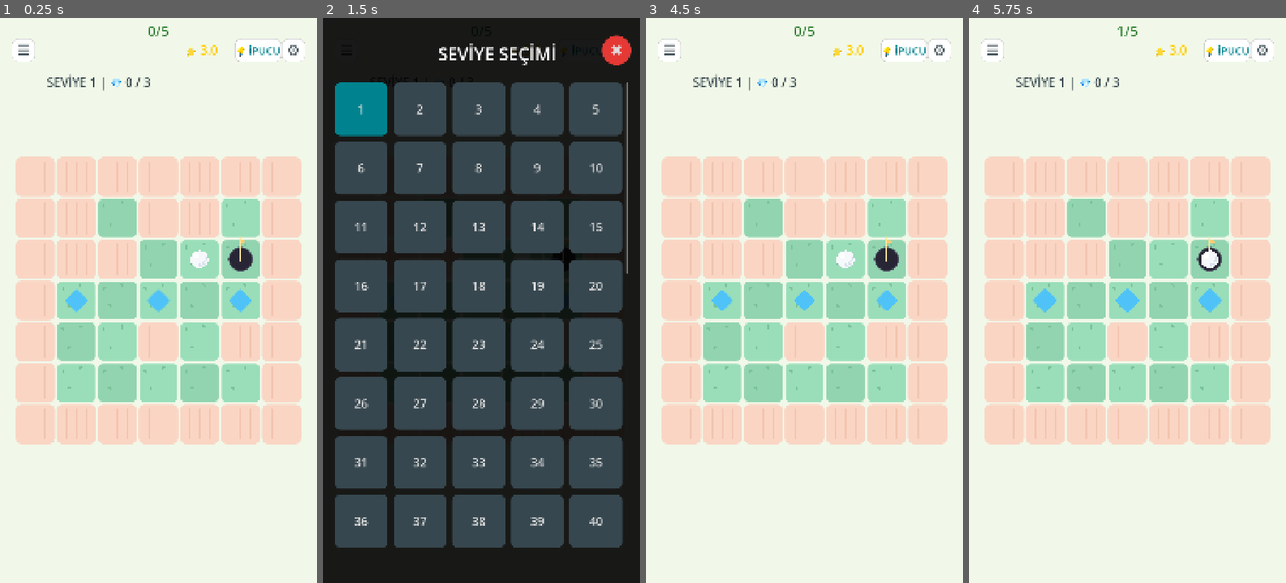
Above: before the commit, frames 1-4 (left to right).
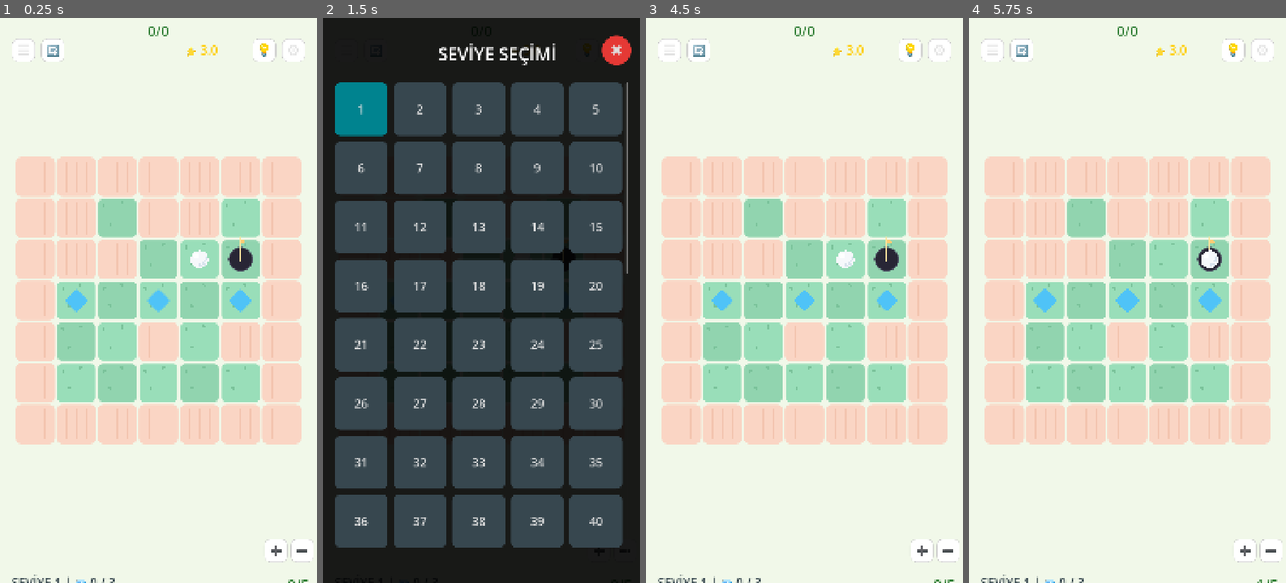
Above: after the commit, the same moments.

Repository: gkesebir/slidegolf
Game: Godot game, scene res://scenes/Main.tscn
Two runs of this game, one before a commit and one after it. Both use one fixed random seed, a clock stepped at 60 frames per second and the inputs below.
Inputs (mouse positions are in pixels of both pictures, inside the frame that each line leads up to):
- Up to frame 1 (0.25 s): no input
- Up to frame 2 (1.5 s): click "☰" at 0.5 s; click (376, 51) at 1.25 s, where only the run after the commit has a clickable "🔄"
- Up to frame 3 (4.5 s): click "💡 İPUCU" (after the commit: "💡") at 2 s; click (921, 549) at 2.75 s, where only the run after the commit has a clickable "➕"; click (947, 549) at 3.5 s, where only the run after the commit has a clickable "➖"; click "⚙️" at 4.25 s
- Up to frame 4 (5.75 s): tap Enter at 5 s; move the mouse to (1197, 272) at 5.02 s; hold Right (ui_right) from 5.03 s (still down); click (1197, 272) at 5.17 s

The runs differ from the first frame. In frame 1, 0.9% of the frame differs, in the area x 3-98%, y 1-100%; in frame 2, less than 0.1%; in frame 3, 0.9%; in frame 4, 0.9%.

Commit message:
feat: massive UI overhaul, bottom bar, pinch zoom, hint ads, level stars, save state and notifications

Diff:
--- a/scripts/AdScreen.gd
+++ b/scripts/AdScreen.gd
@@ -6,6 +6,7 @@
 
 var time_left = 3.0
 var timer_active = false
+var on_complete_callback: Callable
 
 func _ready():
 	hide()
@@ -26,7 +27,8 @@
 		if timer_label and timer_active:
 			timer_label.text = "Reklamı geçmek için %d saniye..." % ceil(time_left)
 
-func start_ad_timer():
+func start_ad_timer(callback: Callable = Callable()):
+	on_complete_callback = callback
 	time_left = 3.0
 	timer_active = true
 	show()
@@ -38,5 +40,8 @@
 
 func _on_close_pressed():
 	hide()
-	if game_manager and game_manager.has_method("show_victory_screen"):
+	if on_complete_callback.is_valid():
+		on_complete_callback.call()
+	elif game_manager and game_manager.has_method("show_victory_screen"):
+		# Fallback to old behavior if no callback is passed
 		game_manager.show_victory_screen()
--- a/scripts/Ball.gd
+++ b/scripts/Ball.gd
@@ -113,6 +113,15 @@
 	elif event.is_action_pressed("ui_right"):
 		handle_swipe(Vector2(1, 0))
 
+	# Pinch to zoom (Magnify Gesture)
+	if event is InputEventMagnifyGesture:
+		var cam = get_node_or_null("/root/Main/MainCamera")
+		if cam:
+			var zoom_change = event.factor - 1.0
+			cam.zoom += Vector2(zoom_change, zoom_change)
+			cam.zoom = cam.zoom.clamp(Vector2(0.3, 0.3), Vector2(2.0, 2.0))
+		return
+
 	if event is InputEventMouseButton or event is InputEventScreenTouch:
 		if event.pressed:
 			if event.position.y < 220:
--- a/scripts/GameManager.gd
+++ b/scripts/GameManager.gd
@@ -21,6 +21,8 @@
 @export var mute_button: CheckButton
 
 # State variables
+var hint_btn: Button
+var hints_used: int = 0
 var total_diamonds: int = 0
 var diamonds_collected: int = 0
 var current_level_path: String = ""
@@ -55,75 +57,112 @@
 		if node:
 			node.queue_free()
 
-	# Re-create diamond label dynamically
+	var ui = get_node_or_null("../UI")
 	var ui_topbar = get_node_or_null("../UI/TopBar")
-	if ui_topbar:
+
+	# Create BottomBar
+	var bottom_bar = null
+	if ui:
+		bottom_bar = Control.new()
+		bottom_bar.name = "BottomBar"
+		bottom_bar.layout_mode = 3
+		bottom_bar.set_anchors_and_offsets_preset(Control.PRESET_BOTTOM_WIDE)
+		bottom_bar.offset_top = -220
+		bottom_bar.offset_bottom = 0
+		ui.add_child(bottom_bar)
+
+	if ui_topbar and bottom_bar:
+		# Diamond Label (moved to BottomBar)
 		diamond_label = Label.new()
 		diamond_label.name = "DiamondLabel"
 		diamond_label.set_anchors_and_offsets_preset(Control.PRESET_CENTER_LEFT)
-		diamond_label.position = Vector2(160, 110 - 30) # Moved right to make room for hamburger
+		diamond_label.position = Vector2(40, 110 - 30)
 		diamond_label.add_theme_font_size_override("font_size", 42)
 		diamond_label.add_theme_color_override("font_color", Color("37474f"))
-		ui_topbar.add_child(diamond_label)
-
-	# Settings Button dynamically
-	if ui_topbar:
+		bottom_bar.add_child(diamond_label)
+
+		# Move Label (moved to BottomBar, created dynamically now)
+		move_label = Label.new()
+		move_label.name = "MoveLabel"
+		move_label.set_anchors_and_offsets_preset(Control.PRESET_CENTER)
+		move_label.position = Vector2(540 - 100, 110 - 30)
+		move_label.add_theme_font_size_override("font_size", 48)
+		move_label.add_theme_color_override("font_color", Color("2e7d32"))
+		move_label.horizontal_alignment = HORIZONTAL_ALIGNMENT_CENTER
+		bottom_bar.add_child(move_label)
+
+		# Zoom Buttons on BottomBar (right side)
+		var s_style = StyleBoxFlat.new()
+		s_style.bg_color = Color("ffffff")
+		s_style.border_width_left = 2; s_style.border_width_top = 2
+		s_style.border_width_right = 2; s_style.border_width_bottom = 2
+		s_style.corner_radius_top_left = 20; s_style.corner_radius_top_right = 20
+		s_style.corner_radius_bottom_left = 20; s_style.corner_radius_bottom_right = 20
+
+		var zoom_in_btn = Button.new()
+		zoom_in_btn.text = "➕"
+		zoom_in_btn.add_theme_font_size_override("font_size", 40)
+		zoom_in_btn.position = Vector2(1080 - 180, 110 - 40)
+		zoom_in_btn.size = Vector2(80, 80)
+		zoom_in_btn.add_theme_stylebox_override("normal", s_style)
+		zoom_in_btn.pressed.connect(_zoom_in)
+		bottom_bar.add_child(zoom_in_btn)
+
+		var zoom_out_btn = Button.new()
+		zoom_out_btn.text = "➖"
+		zoom_out_btn.add_theme_font_size_override("font_size", 40)
+		zoom_out_btn.position = Vector2(1080 - 90, 110 - 40)
+		zoom_out_btn.size = Vector2(80, 80)
+		zoom_out_btn.add_theme_stylebox_override("normal", s_style)
+		zoom_out_btn.pressed.connect(_zoom_out)
+		bottom_bar.add_child(zoom_out_btn)
+
+		# TopBar Buttons
+		var hamburger_btn = Button.new()
+		hamburger_btn.text = "☰"
+		hamburger_btn.add_theme_font_size_override("font_size", 50)
+		hamburger_btn.position = Vector2(40, 110 - 40)
+		hamburger_btn.size = Vector2(80, 80)
+		hamburger_btn.add_theme_stylebox_override("normal", s_style)
+		hamburger_btn.pressed.connect(_open_level_selection)
+		ui_topbar.add_child(hamburger_btn)
+
+		var restart_top_btn = Button.new()
+		restart_top_btn.text = "🔄"
+		restart_top_btn.add_theme_font_size_override("font_size", 46)
+		restart_top_btn.position = Vector2(140, 110 - 40)
+		restart_top_btn.size = Vector2(80, 80)
+		restart_top_btn.add_theme_stylebox_override("normal", s_style)
+		restart_top_btn.pressed.connect(_on_restart_button_pressed)
+		ui_topbar.add_child(restart_top_btn)
+
 		var settings_btn = Button.new()
 		settings_btn.text = "⚙️"
 		settings_btn.add_theme_font_size_override("font_size", 50)
-		settings_btn.set_anchors_and_offsets_preset(Control.PRESET_TOP_LEFT)
 		settings_btn.position = Vector2(1080 - 120, 110 - 40)
 		settings_btn.size = Vector2(80, 80)
-
-		var s_style = StyleBoxFlat.new()
-		s_style.bg_color = Color("ffffff")
-		s_style.border_width_left = 2
-		s_style.border_width_top = 2
-		s_style.border_width_right = 2
-		s_style.border_width_bottom = 2
-		s_style.corner_radius_top_left = 20
-		s_style.corner_radius_top_right = 20
-		s_style.corner_radius_bottom_left = 20
-		s_style.corner_radius_bottom_right = 20
 		settings_btn.add_theme_stylebox_override("normal", s_style)
-		settings_btn.add_theme_color_override("font_color", Color("37474f"))
 		settings_btn.pressed.connect(_open_settings)
 		ui_topbar.add_child(settings_btn)
 
-		# Hamburger Button dynamically
-		var hamburger_btn = Button.new()
-		hamburger_btn.text = "☰"
-		hamburger_btn.add_theme_font_size_override("font_size", 50)
-		hamburger_btn.set_anchors_and_offsets_preset(Control.PRESET_TOP_LEFT)
-		hamburger_btn.position = Vector2(40, 110 - 40)
-		hamburger_btn.size = Vector2(80, 80)
-		hamburger_btn.add_theme_stylebox_override("normal", s_style)
-		hamburger_btn.add_theme_color_override("font_color", Color("37474f"))
-		hamburger_btn.pressed.connect(_open_level_selection)
-		ui_topbar.add_child(hamburger_btn)
+		hint_btn = Button.new()
+		hint_btn.text = "💡"
+		hint_btn.add_theme_font_size_override("font_size", 50)
+		hint_btn.position = Vector2(1080 - 220, 110 - 40)
+		hint_btn.size = Vector2(80, 80)
+		hint_btn.add_theme_stylebox_override("normal", s_style)
+		hint_btn.pressed.connect(_on_hint_pressed)
+		ui_topbar.add_child(hint_btn)
 
 		# Star Display Label
 		topbar_stars_label = Label.new()
 		topbar_stars_label.name = "StarLabel"
-		topbar_stars_label.set_anchors_and_offsets_preset(Control.PRESET_TOP_LEFT)
 		topbar_stars_label.position = Vector2(1080 - 450, 110 - 30)
 		topbar_stars_label.add_theme_font_size_override("font_size", 42)
 		topbar_stars_label.add_theme_color_override("font_color", Color(1, 0.8, 0, 1))
 		topbar_stars_label.text = "⭐ 3.0"
 		ui_topbar.add_child(topbar_stars_label)
 
-		# Hint Button
-		var hint_btn = Button.new()
-		hint_btn.text = "💡 İPUCU"
-		hint_btn.add_theme_font_size_override("font_size", 36)
-		hint_btn.set_anchors_and_offsets_preset(Control.PRESET_TOP_LEFT)
-		hint_btn.position = Vector2(1080 - 280, 110 - 40)
-		hint_btn.size = Vector2(140, 80)
-		hint_btn.add_theme_stylebox_override("normal", s_style)
-		hint_btn.add_theme_color_override("font_color", Color("00838f"))
-		hint_btn.pressed.connect(_on_hint_pressed)
-		ui_topbar.add_child(hint_btn)
-
 	_build_settings_screen()
 	_build_level_selection_screen()
 
@@ -140,6 +179,10 @@
 
 	if generate_levels_button:
 		generate_levels_button.pressed.connect(_on_generate_levels_pressed)
+
+	var notif_manager = load("res://scripts/NotificationManager.gd").new()
+	notif_manager.name = "NotificationManager"
+	add_child(notif_manager)
 
 	if editor_button:
 		editor_button.pressed.connect(_on_editor_button_pressed)
@@ -172,6 +215,29 @@
 	if ball.is_moving:
 		return
 
+	if hints_used >= 1:
+		_show_ad_for_hint()
+		return
+
+	_grant_hint()
+
+func _show_ad_for_hint():
+	var ad_screen = get_node_or_null("../UI/AdScreen")
+	if ad_screen and ad_screen.has_method("start_ad_timer"):
+		ad_screen.start_ad_timer(Callable(self, "_on_hint_ad_finished"))
+
+func _on_hint_ad_finished():
+	if hint_btn:
+		hint_btn.text = "💡"
+		hint_btn.modulate = Color(1.0, 1.0, 1.0)
+	_grant_hint()
+
+func _grant_hint():
+	hints_used += 1
+	if hint_btn and hints_used >= 1:
+		hint_btn.text = "💡 📺"
+		hint_btn.modulate = Color(0.7, 0.7, 0.7) # Dim to indicate Ad required
+
 	var HintSolver = load("res://scripts/HintSolver.gd").new()
 	var best_dir = HintSolver.get_best_move(grid_manager, ball.grid_position, diamonds_collected, total_diamonds)
 	if best_dir != Vector2i.ZERO:
@@ -222,6 +288,7 @@
 	var level_name = path.get_file().get_basename()
 	if level_name.begins_with("level_"):
 		current_level_index = level_name.replace("level_", "").to_int()
+		SaveManager.update_current_level(current_level_index)
 
 	grid_manager.grid = level_data["grid"].duplicate(true)
 	grid_manager.grid_width = level_data["grid_size"][0]
@@ -231,6 +298,12 @@
 
 	current_moves = 0
 	level_time = 0.0
+	hints_used = 0
+
+	if hint_btn:
+		hint_btn.text = "💡"
+		hint_btn.modulate = Color(1.0, 1.0, 1.0)
+
 	total_diamonds = count_diamonds_in_grid()
 	diamonds_collected = 0
 	target_moves = level_data.get("min_moves", 0)
@@ -259,6 +332,12 @@
 
 	current_moves = 0
 	level_time = 0.0
+	hints_used = 0
+
+	if hint_btn:
+		hint_btn.text = "💡"
+		hint_btn.modulate = Color(1.0, 1.0, 1.0)
+
 	total_diamonds = count_diamonds_in_grid()
 	diamonds_collected = 0
 	target_moves = level_data.get("min_moves", 0)
@@ -776,14 +855,36 @@
 					stars_earned = SaveManager.level_stars[key]
 
 				if stars_earned > 0.0:
-					var star_lbl = Label.new()
-					star_lbl.text = "⭐ %.1f" % stars_earned
-					star_lbl.add_theme_font_size_override("font_size", 28)
-					star_lbl.add_theme_color_override("font_color", Color(1, 0.8, 0))
-					star_lbl.set_anchors_and_offsets_preset(Control.PRESET_BOTTOM_WIDE)
-					star_lbl.offset_bottom = -10
-					star_lbl.horizontal_alignment = HORIZONTAL_ALIGNMENT_CENTER
-					btn.add_child(star_lbl)
+					var star_container = HBoxContainer.new()
+					star_container.set_anchors_and_offsets_preset(Control.PRESET_BOTTOM_WIDE)
+					star_container.offset_bottom = -15
+					star_container.alignment = BoxContainer.ALIGNMENT_CENTER
+					star_container.add_theme_constant_override("separation", 2)
+
+					var full_stars = floor(stars_earned)
+					var half_stars = 1 if (stars_earned - full_stars) >= 0.5 else 0
+					var empty_stars = 3 - full_stars - half_stars
+
+					for s in range(full_stars):
+						var l = Label.new()
+						l.text = "★"
+						l.add_theme_font_size_override("font_size", 36)
+						l.add_theme_color_override("font_color", Color(1, 0.8, 0))
+						star_container.add_child(l)
+					for s in range(half_stars):
+						var l = Label.new()
+						l.text = "★"
+						l.add_theme_font_size_override("font_size", 36)
+						l.add_theme_color_override("font_color", Color(1, 0.8, 0, 0.5))
+						star_container.add_child(l)
+					for s in range(empty_stars):
+						var l = Label.new()
+						l.text = "☆"
+						l.add_theme_font_size_override("font_size", 36)
+						l.add_theme_color_override("font_color", Color(0.6, 0.6, 0.6))
+						star_container.add_child(l)
+
+					btn.add_child(star_container)
 
 				var b_style = StyleBoxFlat.new()
 				b_style.bg_color = Color("37474f")
@@ -965,42 +1066,13 @@
 	var ui = get_node_or_null("../UI")
 	if not ui: return
 
-	var zoom_in_btn = Button.new()
-	zoom_in_btn.text = "🔍+"
-	zoom_in_btn.add_theme_font_size_override("font_size", 40)
-	zoom_in_btn.set_anchors_and_offsets_preset(Control.PRESET_BOTTOM_RIGHT)
-	zoom_in_btn.position = Vector2(1080 - 130, 1920 - 260)
-	zoom_in_btn.size = Vector2(100, 100)
-
-	var style = StyleBoxFlat.new()
-	style.bg_color = Color(0, 0, 0, 0.5)
-	style.corner_radius_top_left = 50
-	style.corner_radius_top_right = 50
-	style.corner_radius_bottom_left = 50
-	style.corner_radius_bottom_right = 50
-	zoom_in_btn.add_theme_stylebox_override("normal", style)
-	zoom_in_btn.add_theme_stylebox_override("hover", style)
-	zoom_in_btn.add_theme_stylebox_override("pressed", style)
-
-	zoom_in_btn.pressed.connect(func():
-		var current = cam.zoom
-		cam.zoom = Vector2(current.x + 0.1, current.y + 0.1)
-	)
-	ui.add_child(zoom_in_btn)
-
-	var zoom_out_btn = Button.new()
-	zoom_out_btn.text = "🔍-"
-	zoom_out_btn.add_theme_font_size_override("font_size", 40)
-	zoom_out_btn.set_anchors_and_offsets_preset(Control.PRESET_BOTTOM_RIGHT)
-	zoom_out_btn.position = Vector2(1080 - 130, 1920 - 140)
-	zoom_out_btn.size = Vector2(100, 100)
-	zoom_out_btn.add_theme_stylebox_override("normal", style)
-	zoom_out_btn.add_theme_stylebox_override("hover", style)
-	zoom_out_btn.add_theme_stylebox_override("pressed", style)
-
-	zoom_out_btn.pressed.connect(func():
-		var current = cam.zoom
-		if current.x > 0.3:
-			cam.zoom = Vector2(current.x - 0.1, current.y - 0.1)
-	)
-	ui.add_child(zoom_out_btn)
+func _zoom_in():
+	var cam = get_node_or_null("/root/Main/MainCamera")
+	if cam:
+		cam.zoom = Vector2(cam.zoom.x + 0.1, cam.zoom.y + 0.1)
+
+func _zoom_out():
+	var cam = get_node_or_null("/root/Main/MainCamera")
+	if cam:
+		if cam.zoom.x > 0.3:
+			cam.zoom = Vector2(cam.zoom.x - 0.1, cam.zoom.y - 0.1)
--- a/scripts/GridManager.gd
+++ b/scripts/GridManager.gd
@@ -41,7 +41,7 @@
 	var total_h = grid_height * cell_size
 
 	var start_x = (1080.0 - total_w) / 2.0
-	var start_y = (1920.0 - total_h) / 2.0
+	var start_y = 220.0 + (1480.0 - total_h) / 2.0 # 220 top bar, 1480 playable height
 	position = Vector2(start_x, start_y)
 
 	for y in range(grid_height):
--- /dev/null
+++ b/scripts/NotificationManager.gd
@@ -0,0 +1,40 @@
+extends Node
+
+const MOTIVATION_MESSAGES = [
+	"Top delikte bekliyor, atış yapmaya hazır mısın?",
+	"Zihnini boşaltmanın en iyi yolu: Slide Golf!",
+	"Yarım kalan seviyeni tamamlamak için seni bekliyoruz.",
+	"Elmaslar seni bekliyor, gel ve topla!",
+	"Bugün biraz zihin jimnastiğine ne dersin?",
+	"Sadece 5 dakika oynamak bile stresi azaltır!",
+	"Rekorunu kırmaya hazır mısın?",
+	"Yeni bölümler keşfedilmeyi bekliyor.",
+	"Golf sahası seni özledi!",
+	"Hadi gel, birkaç bulmaca çözelim."
+]
+
+func _ready():
+	schedule_daily_notification()
+
+func schedule_daily_notification():
+	if Engine.has_singleton("GodotLocalNotification"):
+		var ln = Engine.get_singleton("GodotLocalNotification")
+		var msg = MOTIVATION_MESSAGES[randi() % MOTIVATION_MESSAGES.size()]
+
+		# Cancel previous notifications (if plugin supports it)
+		if ln.has_method("cancelAllNotifications"):
+			ln.cancelAllNotifications()
+		elif ln.has_method("cancel_all_notifications"):
+			ln.cancel_all_notifications()
+
+		# Schedule for 24 hours from now (86400 seconds)
+		if ln.has_method("showLocalNotification"):
+			ln.showLocalNotification(msg, "Slide Golf", 86400, 1)
+		elif ln.has_method("show_local_notification"):
+			ln.show_local_notification(msg, "Slide Golf", 86400, 1)
+		elif ln.has_method("show"):
+			ln.show(msg, "Slide Golf", 86400, 1)
+
+		print("NotificationManager: Scheduled daily local notification.")
+	else:
+		print("NotificationManager: GodotLocalNotification singleton not found. Please install the Android plugin.")
